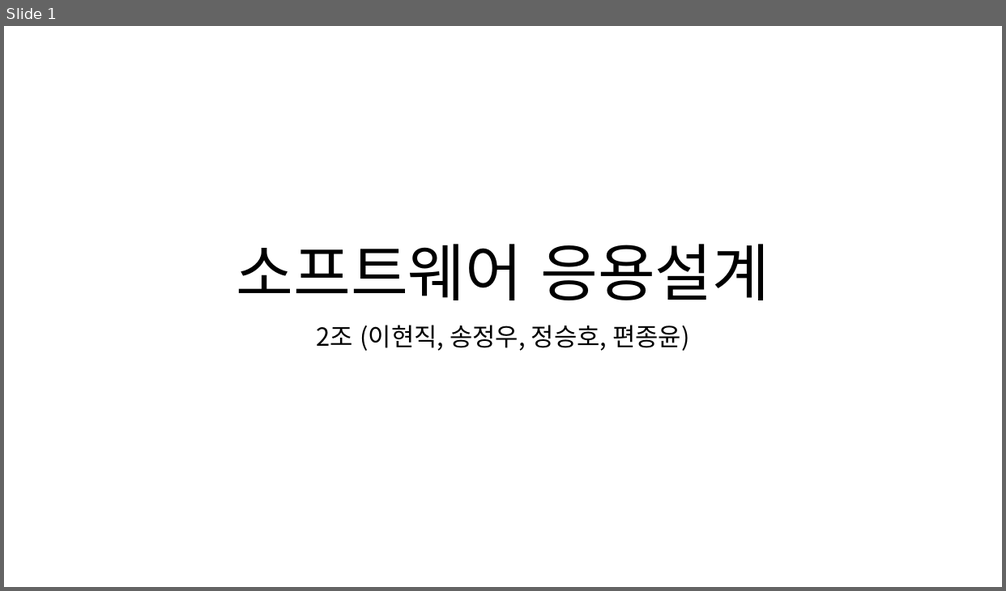
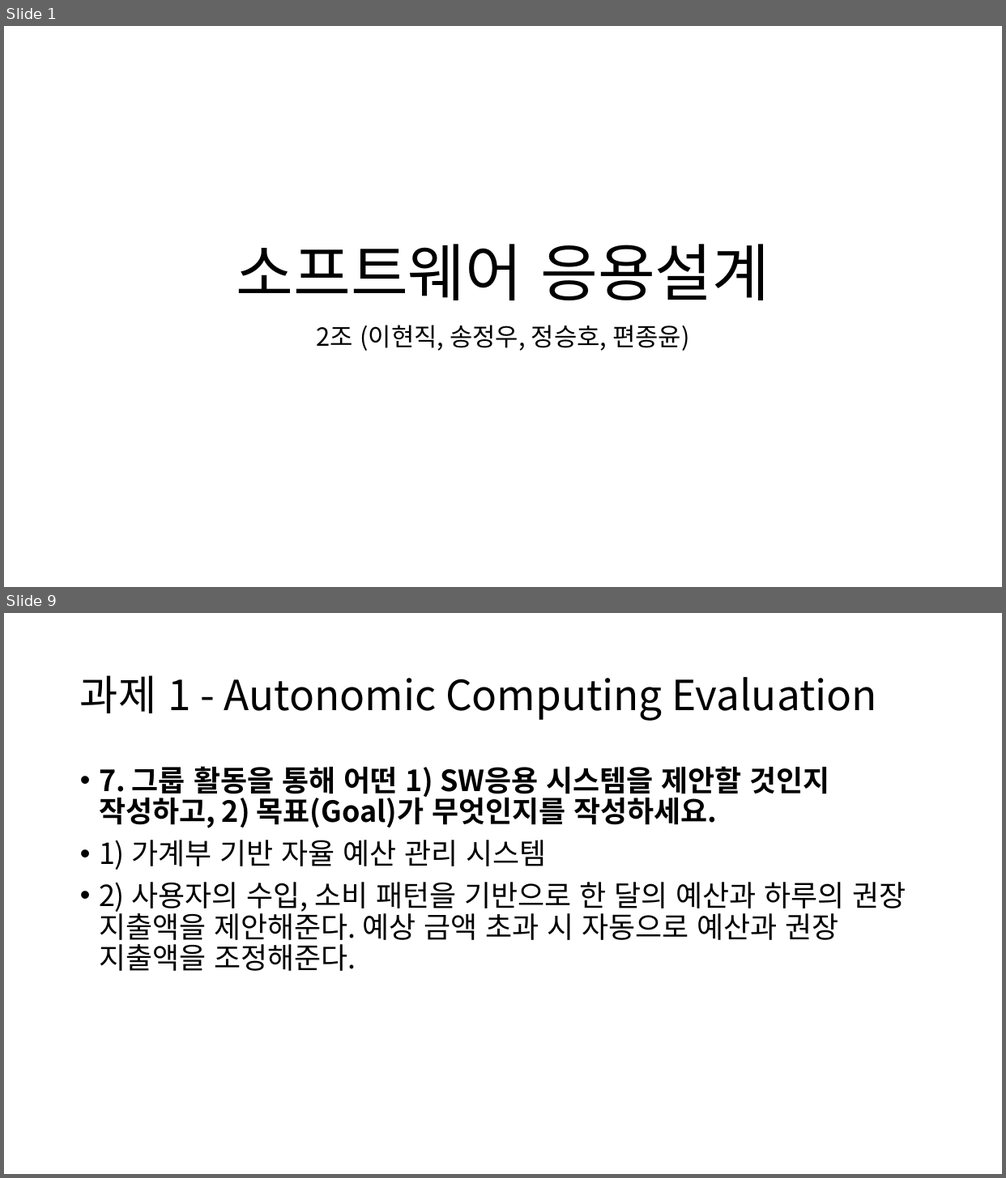
Before and after one commit to TUK-pedestrianSafety/document, a slide deck: ppt/소프트웨어 응용설계 발표자료.pptx. Shown one above the other, each under a label of ours: slide 1 before the commit, slides 1 and 9 after it; the slides between them are not shown. The pictures are 1006x591 and 1006x1178 pixels, drawn with LibreOffice and Linux fonts; fonts in the diff are those of the drawing. Boxes give left, top, right and bottom in pixels: in the first picture for what was removed or moved away, otherwise in the second. Text is boxed around its words. In the diff, an @@ line names an element or a change of style, - is before the commit and + after.

```diff
--- a/ppt/소프트웨어 응용설계 발표자료.pptx
+++ b/ppt/소프트웨어 응용설계 발표자료.pptx
@@ slide 9 added at (4, 613, 1002, 1174), background #FFFFFF @@
@@ title added at (80, 675, 877, 721), 40 pt, text #000000 @@
+과제 1 - Autonomic Computing Evaluation
@@ text added at (99, 766, 906, 971), 28 pt, text #000000 @@
+• 7. 그룹 활동을 통해 어떤 1) SW응용 시스템을 제안할 것인지 작성하고, 2) 목표(Goal)가 무엇인지를 작성하세요.
+• 1) 가계부 기반 자율 예산 관리 시스템
+• 2) 사용자의 수입, 소비 패턴을 기반으로 한 달의 예산과 하루의 권장 지출액을 제안해준다. 예상 금액 초과 시 자동으로 예산과 권장 지출액을 조정해준다.
```
Also in this commit, not shown: 12 slides changed, 31 other slides added, 3 other files.
